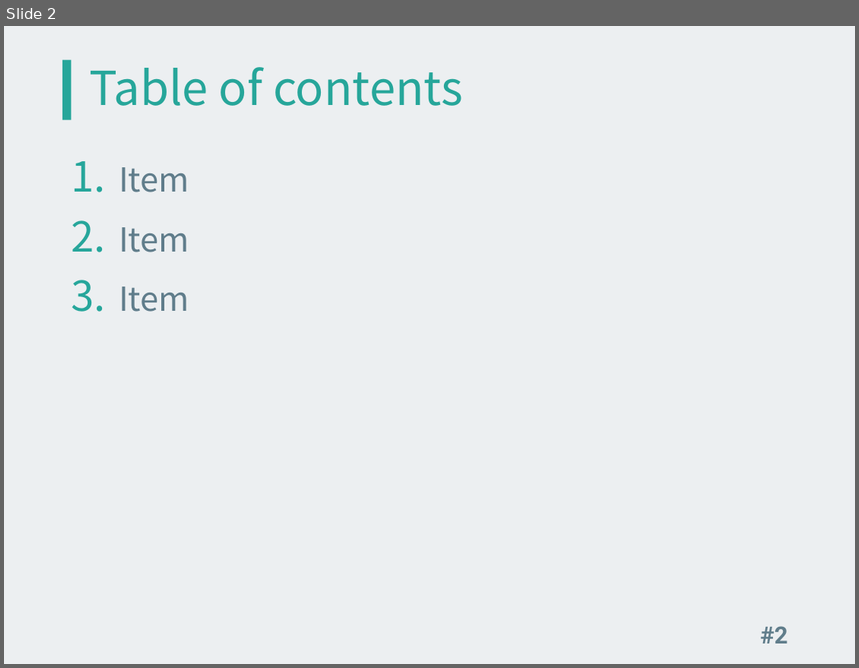
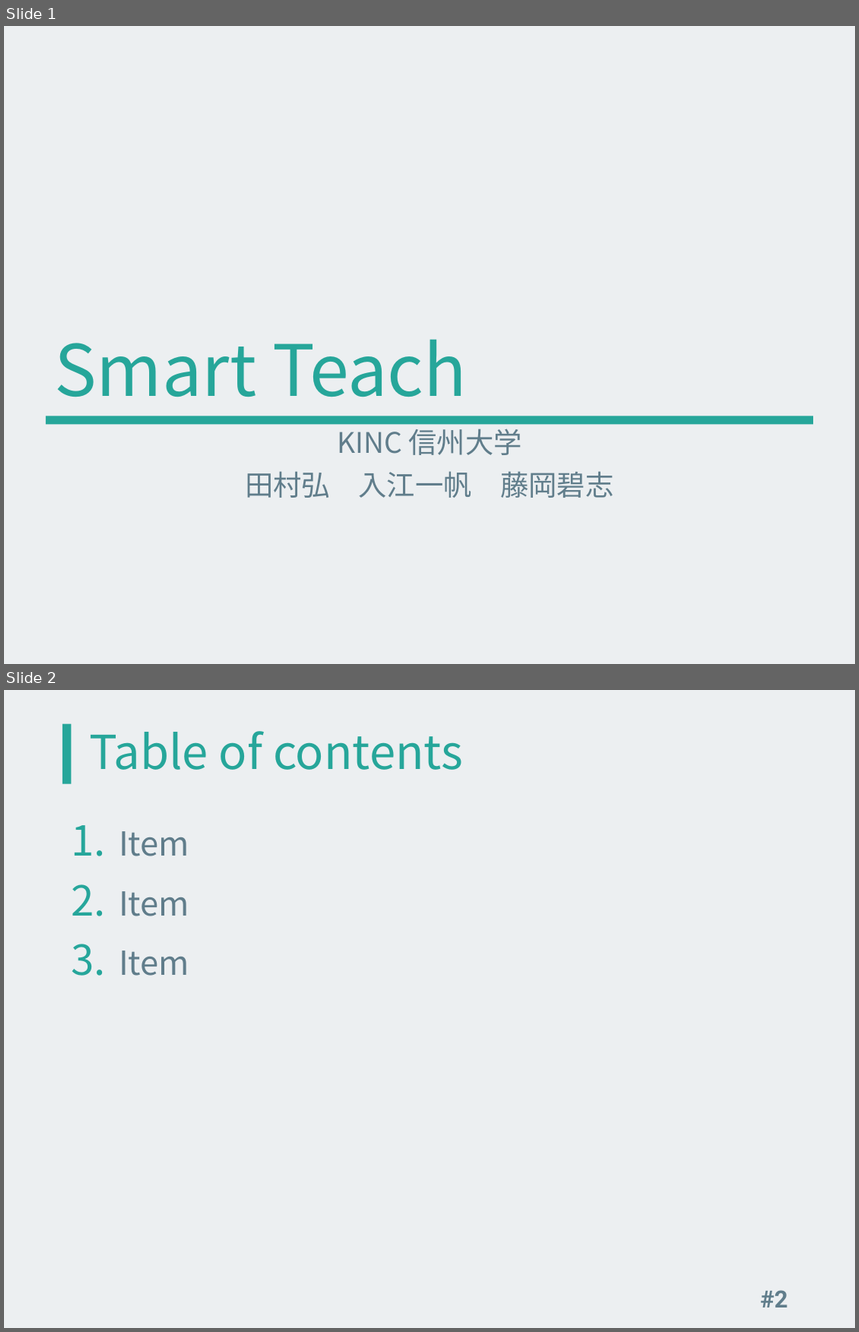
Before and after one commit to kinc-shinshu/smat-presentation, a slide deck: slide.pptx. Shown one above the other, each under a label of ours: slide 2 before the commit, slides 1 and 2 after it. The pictures are 859x668 and 859x1332 pixels, drawn with LibreOffice and Linux fonts; fonts in the diff are those of the drawing. Boxes give left, top, right and bottom in pixels: in the first picture for what was removed or moved away, otherwise in the second. Text is boxed around its words. In the diff, an @@ line names an element or a change of style, - is before the commit and + after.

```diff
--- a/slide.pptx
+++ b/slide.pptx
@@ slide 1 added at <box>4,26,855,664</box>, background #ECEFF1 @@
@@ title added at <box>54,339,467,397</box>, 60 pt, text #26A69A @@
+Smart Teach
@@ rectangle added at <box>46,416,813,424</box>, fill #26A69A @@
@@ subtitle added at <box>245,424,614,498</box>, 24 pt, text #607D8B @@
+KINC 信州大学
+田村弘 入江一帆 藤岡碧志
```
Also in this commit, not shown: 10 other slides added, 2 slides removed.
